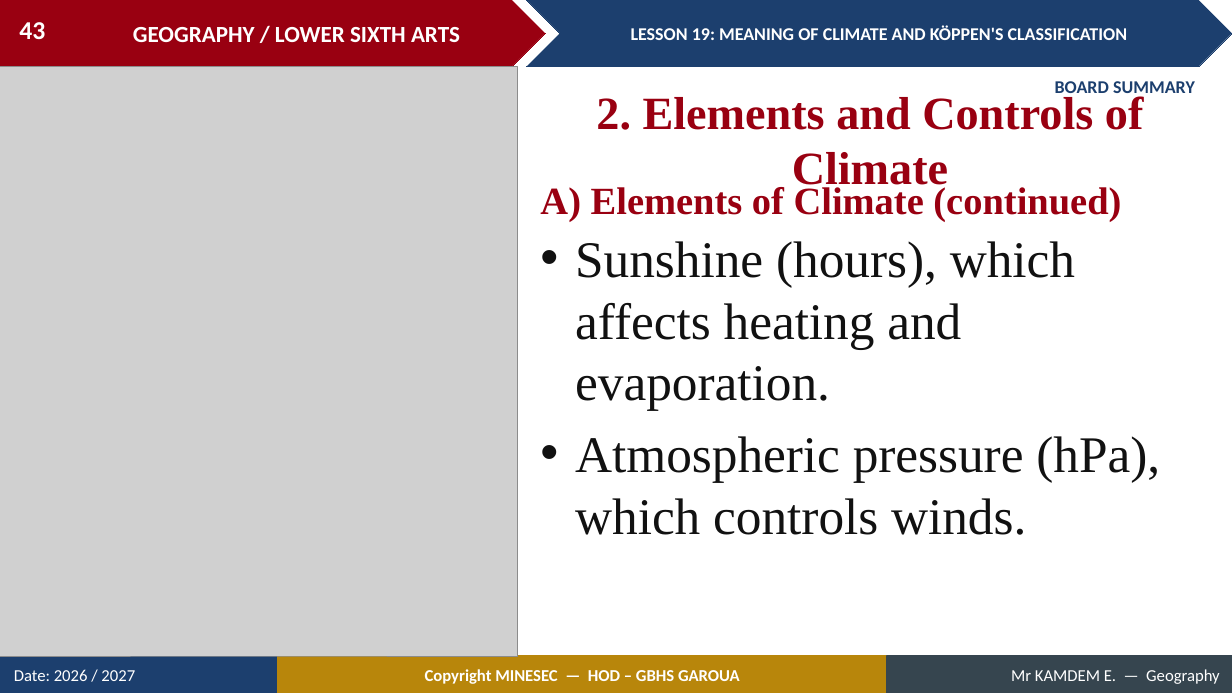
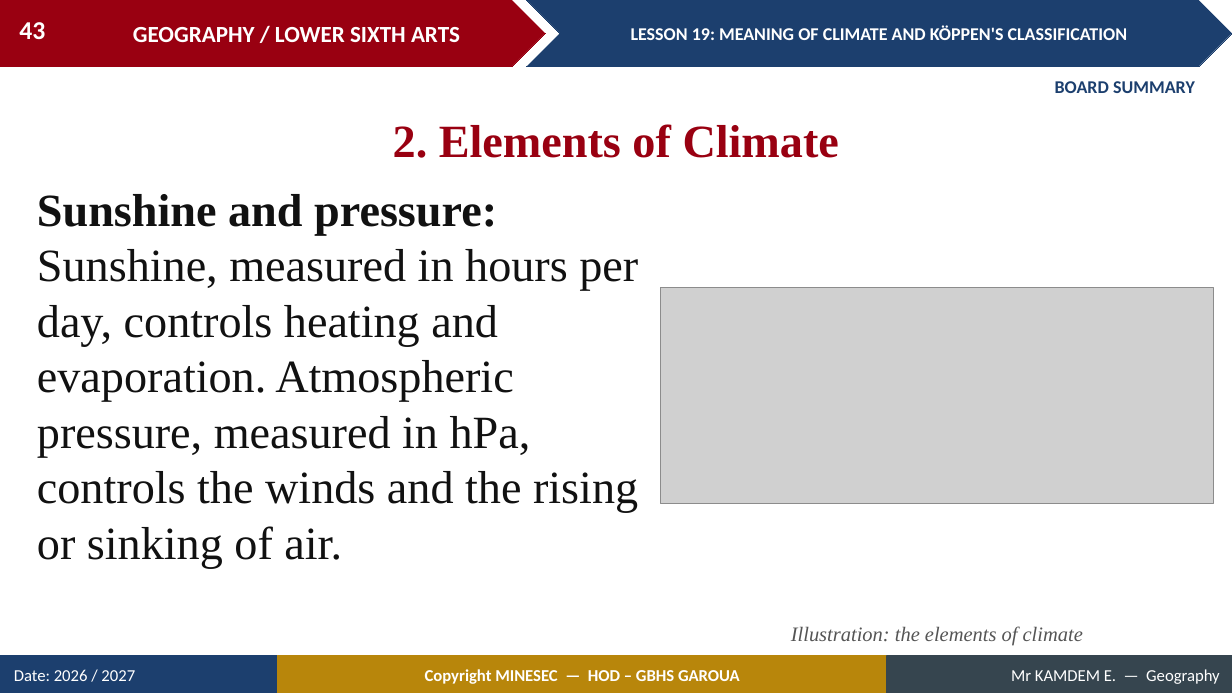
Before and after one commit to Berthautk/linea-github, a slide deck: slide 43 of lecons/LSA/Climatology/01_LSA_CLIM_L19_Meaning_of_Climate_and_K_ppen_s_Classification.pptx. Drawn at 1232x693 pixels with LibreOffice and Linux fonts; fonts in the diff are those of the drawing; grey boxes stand for pictures. Boxes give left, top, right and bottom in pixels: in the first picture for what was removed or moved away, otherwise in the second. Text is boxed around its words. In the diff, an @@ line names an element or a change of style, - is before the commit and + after.

```diff
--- a/lecons/LSA/Climatology/01_LSA_CLIM_L19_Meaning_of_Climate_and_K_ppen_s_Classification.pptx
+++ b/lecons/LSA/Climatology/01_LSA_CLIM_L19_Meaning_of_Climate_and_K_ppen_s_Classification.pptx
@@ picture removed at (0,67,518,656) @@
@@ text at (393,124,839,158): text changed @@
-2. Elements and Controls of Climate
+2. Elements of Climate
@@ text added at (37,194,638,568), 36 pt, text #111111 @@
+Sunshine and pressure: Sunshine, measured in hours per day, controls heating and evaporation. Atmospheric pressure, measured in hPa, controls the winds and the rising or sinking of air.
@@ text removed at (575,241,1160,535) @@
-• Sunshine (hours), which affects heating and evaporation.
-• Atmospheric pressure (hPa), which controls winds.
@@ picture added at (661,288,1214,505) @@
@@ text at (791,626,1083,646): text changed; size 30 to 16 pt; text colour #990011 to #555555; bold off; italic on @@
-A) Elements of Climate (continued)
+Illustration: the elements of climate
```
Also in this commit, not shown: 13 other slides changed, 10 slides added, 4 slides removed, 4 other files.
